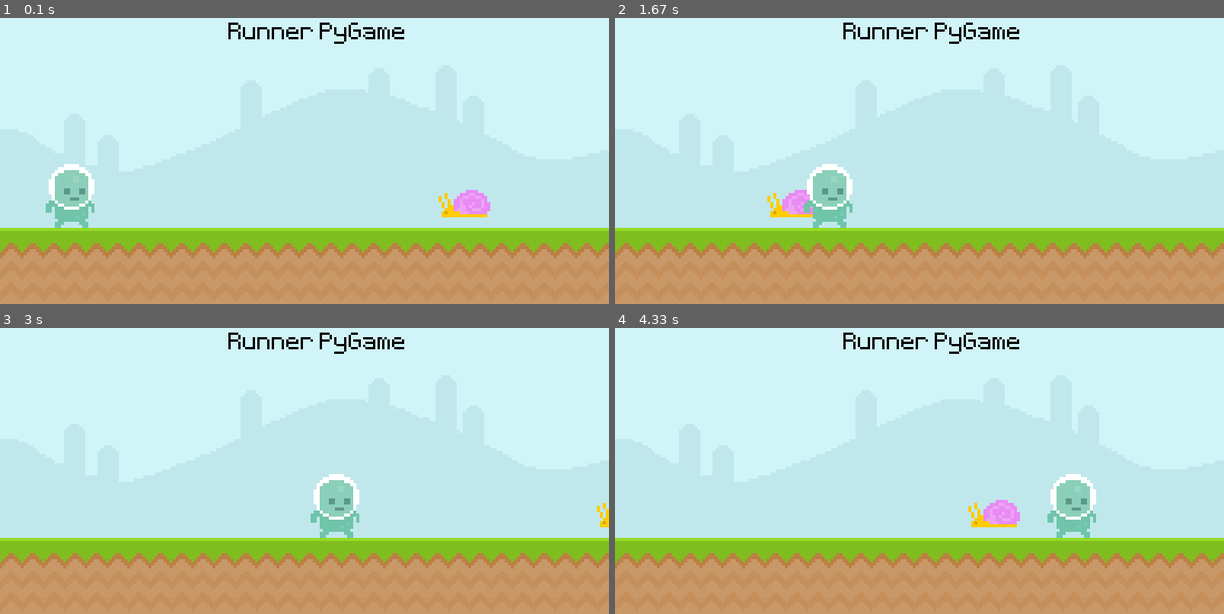
Above: before the commit, frames 1-4 (two rows, left to right).
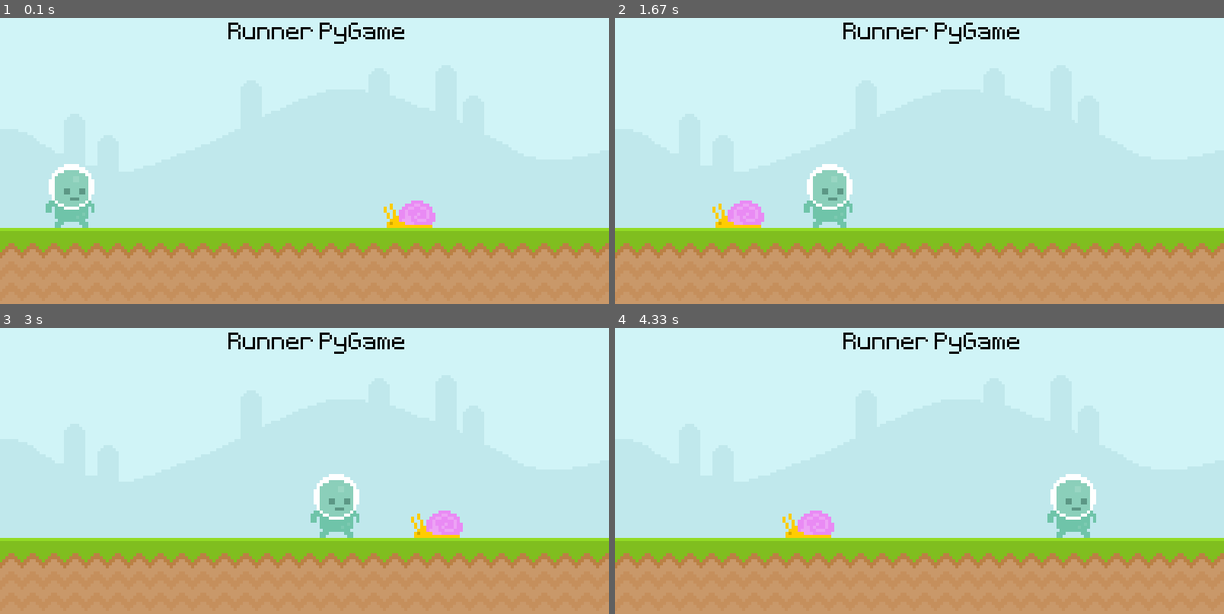
Above: after the commit, the same moments.

Repository: AlkaffAhamed/Runner-PyGame
Game: pygame game, started from main.py
Same seed, same stepped clock (60 frames per second), same inputs: the game is played once before the commit and once after it.
Inputs:
- Up to frame 1 (0.1 s): no input
- Up to frame 2 (1.67 s): no input
- Up to frame 3 (3 s): no input
- Up to frame 4 (4.33 s): no input

The runs differ from the first frame. In frame 1, 1.2% of the frame differs, in the area x 63-81%, y 60-74%; in frame 2, 1.1%; in frame 3, 0.7%; in frame 4, 1.2%.

Commit message:
11 Refactor: Convert Snail to Surface Inside Rectangle - Use `snail_rect.left < 0` to detect snail moving out of screen and `snail_rect.right = 800` to reset position

Diff:
--- a/main.py
+++ b/main.py
@@ -13,8 +13,9 @@
 ground_surface = pygame.image.load("graphics/ground.png").convert()
 text_surface = test_font.render("Runner PyGame", False, 'Black')
 
+# Convert Snail Surface to Rectangle
 snail_surface = pygame.image.load("graphics/snail/snail1.png").convert_alpha()
-snail_x_pos = 600
+snail_rect = snail_surface.get_rect(bottomright=(600, 300))
 
 # Player Surface inside the rectangle
 player_surface = pygame.image.load("graphics/Player/player_walk_1.png").convert_alpha()
@@ -37,10 +38,10 @@
 
     # Snail movement
     # Important to draw the background first before drawing other objects
-    snail_x_pos -= 4
-    if snail_x_pos < -100:
-        snail_x_pos = 800
-    screen.blit(snail_surface, (snail_x_pos, 250))
+    snail_rect.x -= 4
+    if snail_rect.left < 0:
+        snail_rect.right = 800
+    screen.blit(snail_surface, snail_rect)
 
     # Move the Player by moving the rectangle that contains the player
     player_rect.left += 2
